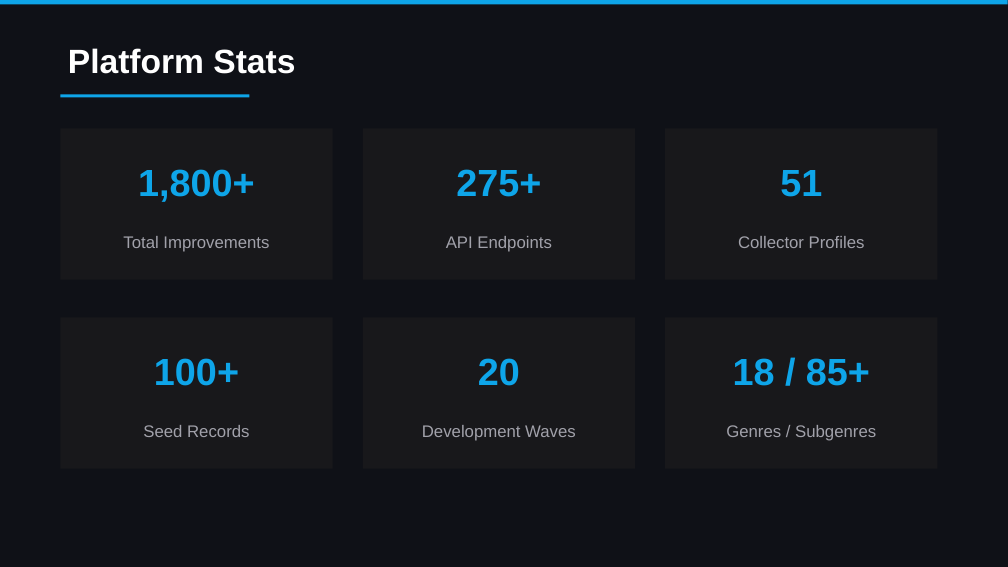
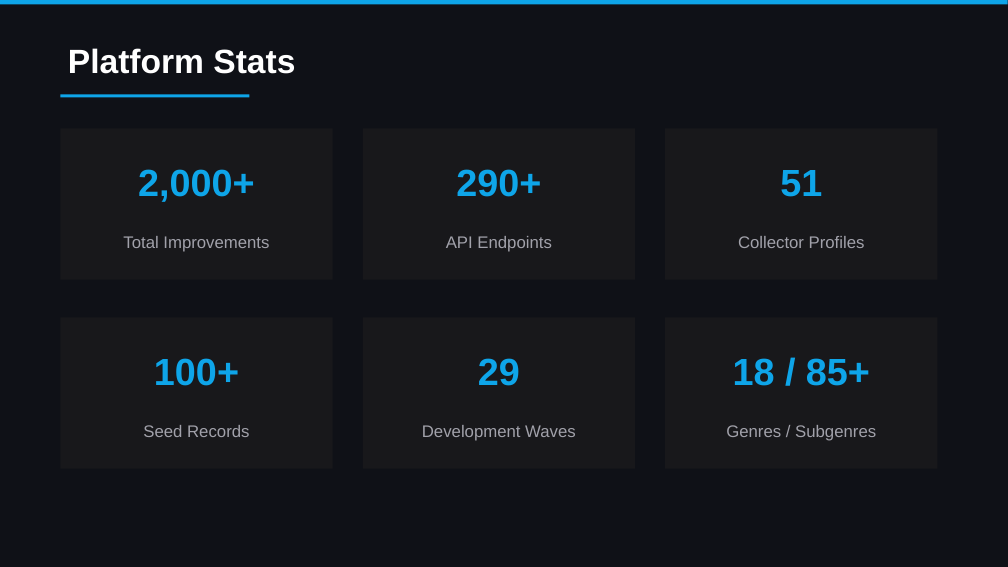
Before and after one commit to colelevy08/groovestack, a slide deck: slide 3 of GrooveStack_Overview.pptx. Drawn at 1008x567 pixels with LibreOffice and Linux fonts; fonts in the diff are those of the drawing. Boxes give left, top, right and bottom in pixels: in the first picture for what was removed or moved away, otherwise in the second. Text is boxed around its words. In the diff, an @@ line names an element or a change of style, - is before the commit and + after.

```diff
--- a/GrooveStack_Overview.pptx
+++ b/GrooveStack_Overview.pptx
@@ text at [138,169,255,202]: text changed @@
-1,800+
+2,000+
@@ text at [456,169,541,197]: text changed @@
-275+
+290+
@@ text at [478,358,520,386]: text changed @@
-20
+29
```
Also in this commit, not shown: 6 other slides changed, 5 slides added, 7 other files.
